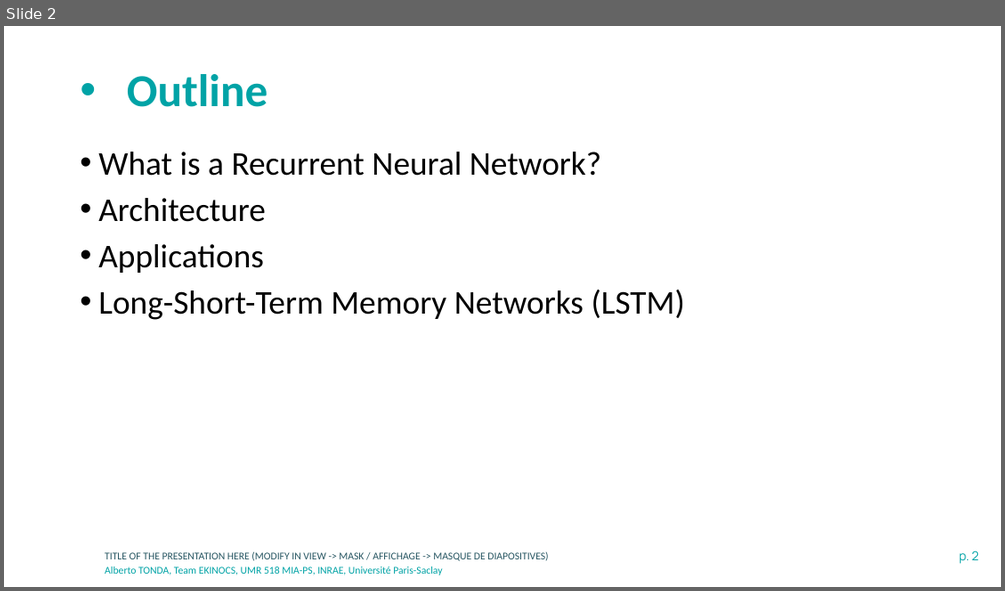
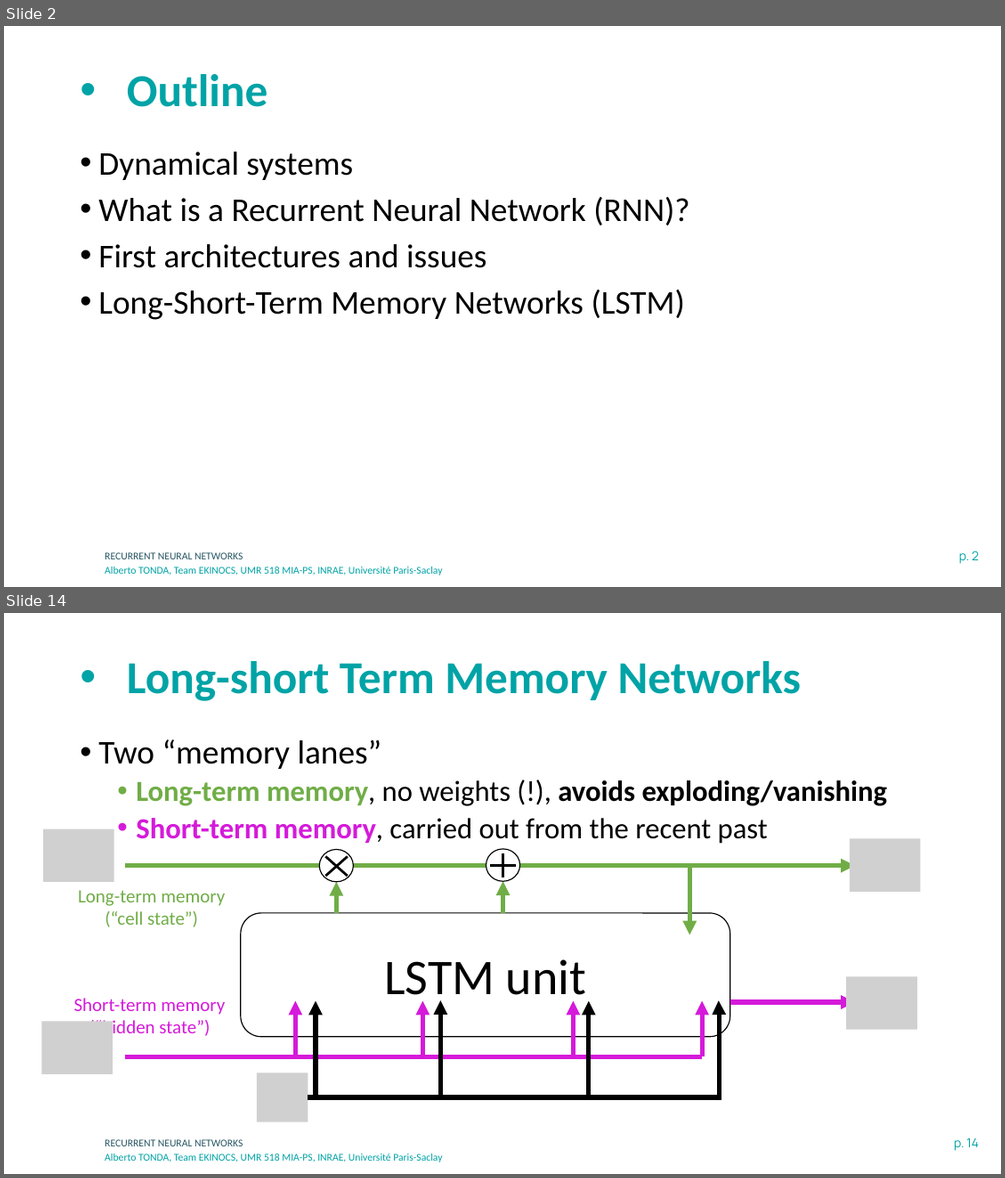
Before and after one commit to albertotonda/teaching, a slide deck: deep-learning-in-practice-with-pytorch/4-recurrent-neural-networks.pptx. Shown one above the other, each under a label of ours: slide 2 before the commit, slides 2 and 14 after it; the slides between them are not shown. The pictures are 1005x591 and 1005x1178 pixels, drawn with LibreOffice and Linux fonts; fonts in the diff are those of the drawing; grey boxes stand for pictures; background and template pictures are left out. Boxes give left, top, right and bottom in pixels: in the first picture for what was removed or moved away, otherwise in the second. Text is boxed around its words. In the diff, an @@ line names an element or a change of style, - is before the commit and + after.

```diff
--- a/deep-learning-in-practice-with-pytorch/4-recurrent-neural-networks.pptx
+++ b/deep-learning-in-practice-with-pytorch/4-recurrent-neural-networks.pptx
@@ slide 14 added at bbox=[4, 613, 1001, 1174], background #FFFFFF; not listed: 3 template elements that a slide beside it also shows @@
@@ title added at bbox=[127, 661, 801, 701], 44 pt, text #00A3A6, bold @@
+• Long-short Term Memory Networks
@@ text added at bbox=[98, 739, 888, 844], 28 pt, text #000000 @@
+• Two “memory lanes”
+  • Long-term memory, no weights (!), avoids exploding/vanishing
+  • Short-term memory, carried out from the recent past
@@ picture added at bbox=[43, 829, 114, 882] @@
@@ picture added at bbox=[850, 839, 921, 892] @@
@@ text added at bbox=[78, 890, 225, 927], 18 pt, text #70AD47 @@
+Long-term memory
+(“cell state”)
@@ picture added at bbox=[846, 976, 917, 1030] @@
@@ text added at bbox=[74, 997, 225, 1039], 18 pt, text #D51ADA @@
+Short-term memory
+(“hidden state”)
@@ group added at bbox=[125, 849, 855, 1122]: 12 arrows, 2 ellipses, 1 line, 1 rounded rectangle, 1 cross, 1 plus sign, 1 picture, 1 elbow arrow @@
+LSTM unit
@@ picture added at bbox=[41, 1022, 113, 1074] @@
@@ slide 2 changed as well @@
@@ text at bbox=[98, 151, 689, 268]: text changed @@
-• What is a Recurrent Neural Network?
-• Architecture
-• Applications
+• Dynamical systems
+• What is a Recurrent Neural Network (RNN)?
+• First architectures and issues
@@ text at bbox=[105, 552, 243, 559]: text changed @@
-TITLE OF THE PRESENTATION HERE (MODIFY IN VIEW -> MASK / AFFICHAGE -> MASQUE DE DIAPOSITIVES)
+RECURRENT NEURAL NETWORKS
```
Also in this commit, not shown: 20 other slides added, 11 other files.
